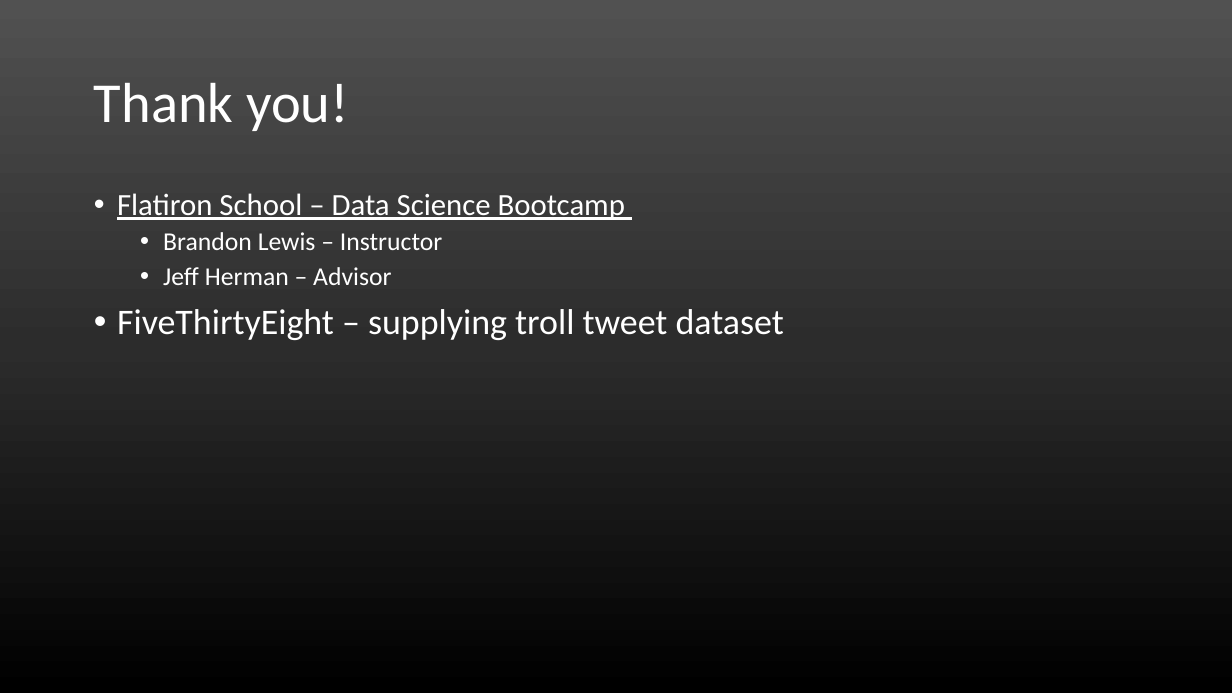
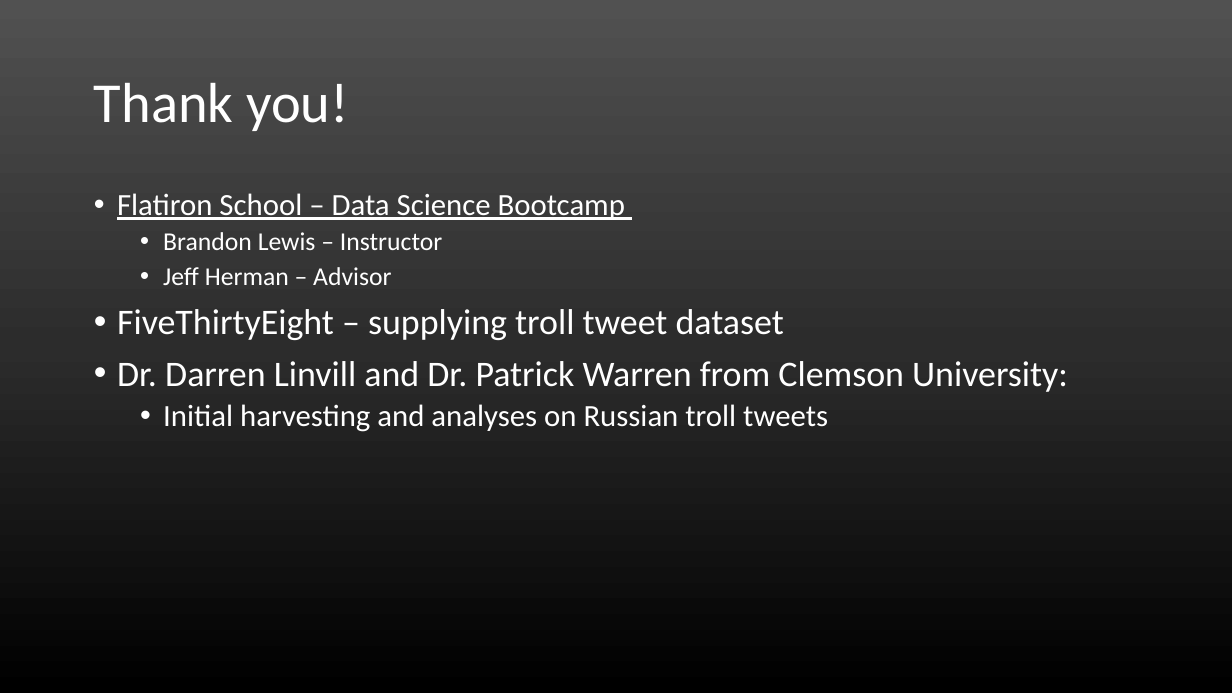
Before and after one commit to jirvingphd/dsc-4-final-project-online-ds-ft-021119, a slide deck: slide 11 of presentation.pptx (slide 10 before the commit). Drawn at 1232x693 pixels with LibreOffice and Linux fonts; fonts in the diff are those of the drawing. Boxes give left, top, right and bottom in pixels: in the first picture for what was removed or moved away, otherwise in the second. Text is boxed around its words. In the diff, an @@ line names an element or a change of style, - is before the commit and + after.

```diff
--- a/presentation.pptx
+++ b/presentation.pptx
@@ text at bbox=[117, 361, 1068, 432]: paragraphs added @@
+• Dr. Darren Linvill and Dr. Patrick Warren from Clemson University:
+  • Initial harvesting and analyses on Russian troll tweets
```
Also in this commit, not shown: 1 slide added, 5 other files.
